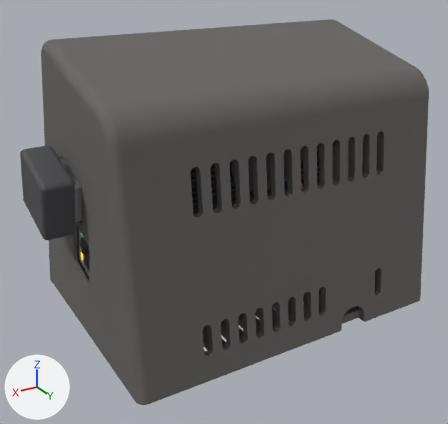
What one commit did to the glTF model enclosure/preview/enclosure.glb.
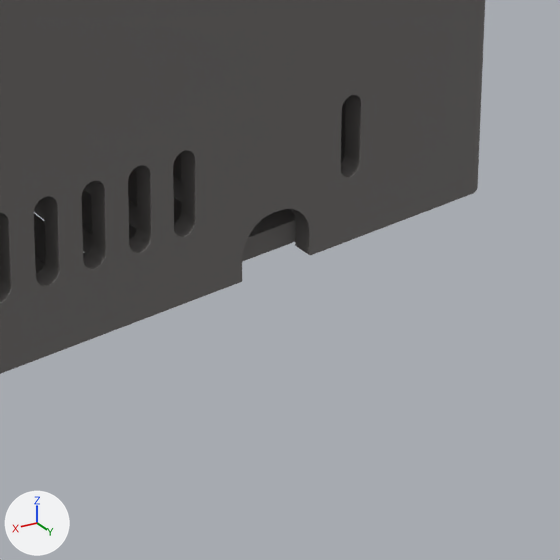
Each version is shown whole from a 50 mm camera at (106.0, 173.3, 117.5) aimed at (10.4, 13.8, 37.7), then close up on the part from 58% to 100% of the width and 56% to 100% of the height. The lights are fixed; the arrows at lower left show +X, +Y and +Z. The older version's two pictures come first.

Names of what the first close-up shows: 'base', 'shell'.
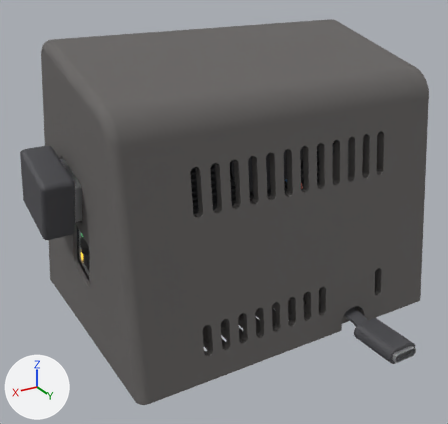
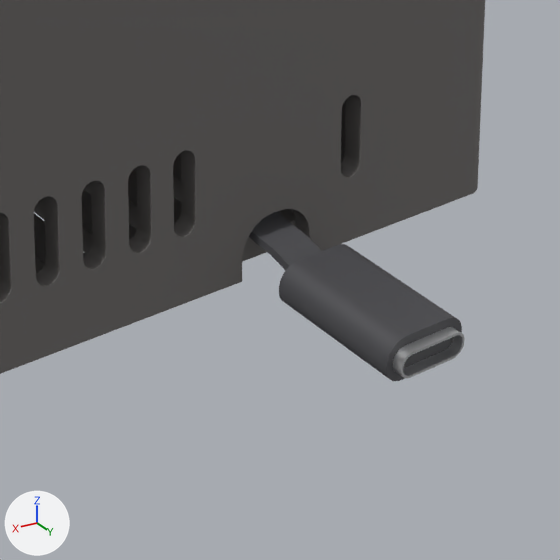
What the commit changed:
Material 'usbc_cable' (mat_usbc_cable) is new.
Its base color is (0.0824, 0.0824, 0.0902) (dark grey #515155).
Its roughness is 0.6.
Material 'usbc_socket_metal' (mat_usbc_socket_metal) is new.
Its base color is (0.788, 0.8, 0.816) (white #e6e7e9).
Its metallic is 0.9.
Its roughness is 0.3.
Material 'usbc_socket_black' (mat_usbc_socket_black) is new.
Its base color is (0.0784, 0.0784, 0.0863) (dark grey #4f4f53).
Its roughness is 0.55.
Mesh me_usbc_cable is new.
It has 416 vertices, 824 faces and spans x -25.4..-19.5, y 16.2..51.1, z 2.3..79.0.
It uses material mat_usbc_cable (dark grey #515155).
Mesh me_usbc_socket_metal is new.
It has 192 vertices, 384 faces and spans x -26.45..-17.55, y 65.53..67.23, z 1.16..4.36.
It uses material mat_usbc_socket_metal (white #e6e7e9).
Mesh me_usbc_socket_black is new.
It has 96 vertices, 188 faces and spans x -27.3..-16.7, y 50.0..66.0, z 0.0..5.5.
It uses material mat_usbc_socket_black (dark grey #4f4f53).
Object 'usbc_cable' (ob_usbc_cable) is new; it shows me_usbc_cable.
Its location is (0.0, 0.0, 0.0).
Object 'usbc_socket_metal' (ob_usbc_socket_metal) is new; it shows me_usbc_socket_metal.
Its location is (0.0, 0.0, 0.0).
Object 'usbc_socket_black' (ob_usbc_socket_black) is new; it shows me_usbc_socket_black.
Its location is (0.0, 0.0, 0.0).

What differs and where, as boxes [x1, y1, x2, y2] in the close-ups (560 x 560 px):
'usbc_socket_black', added: after [279, 244, 462, 381]
'usbc_cable', added: after [249, 211, 321, 271]
'usbc_socket_metal', added: after [393, 327, 465, 378]
